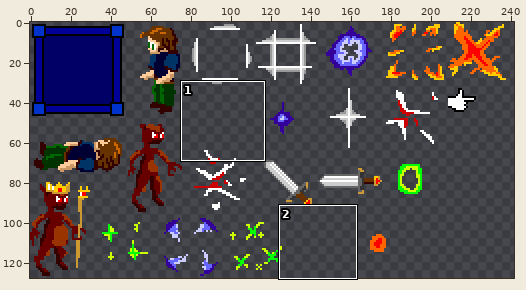
One commit to this sprite sheet: sprite/sprites.png. Above, an overview of the earlier version with the close-up marked.
Close-up. Before the edit:
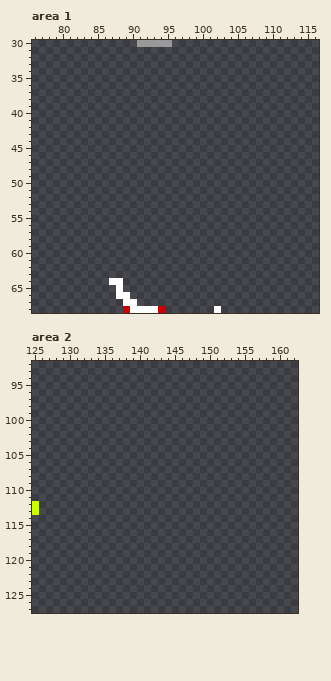
The file is 256x128 pixels. Shown: area 1: x 76..116, y 30..68; area 2: x 125..162, y 92..127. The old version is drawn lined up with the new one. The wide view leaves out empty margins.
Now the later version:
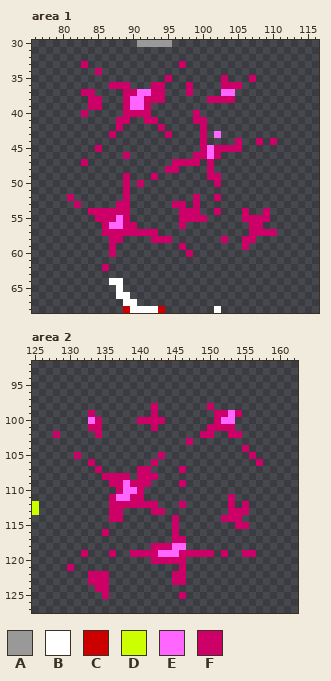
Palette (. is transparent): A #999999  B #ffffff  C #cc0000  D #ccff00  E #ff66ff  F #cc0066
Changes in this commit:
drawings rearranged on the sheet (the old picture shows each at its new place)
Area 1:
The edit adds colour E in row 37 at x 91 to 92 and 103 to 104; in rows 38 to 39 at x 90 to 91; in row 43 at x 102; in rows 45 to 46 at x 101; in row 55 at x 88; in row 56 at x 87 to 88.
The edit adds colour F in row 33 at x 83 and 97; in row 34 at x 85; in row 35 at x 95, 103 and 107; in row 36 at x 87 to 89, 93 to 94, 98 and 103 to 105; in row 37 at x 83 to 84, 89 to 90, 93 to 94 and 98; in row 38 at x 84 to 85, 89, 92 to 94 and 101 to 104.
The edit adds colour F in row 39 at x 84 to 85, 89 and 92; in row 40 at x 83, 89 to 92 and 99; in row 41 at x 88 to 89, 92 to 93 and 99 to 100; in row 42 at x 88, 94 and 100; in row 43 at x 87, 95 and 100; in row 44 at x 100, 105, 108 and 110.
The edit adds colour F in row 45 at x 85, 100 and 102 to 105; in row 46 at x 89, 99 to 100 and 102; in row 47 at x 83, 96 to 99 and 101; in row 48 at x 95 to 96 and 101; in row 49 at x 89, 93 and 101 to 102; in row 50 at x 89, 91 and 102.
The edit adds colour F in row 51 at x 89; in row 52 at x 81, 89, 99 and 102; in row 53 at x 82, 88 to 89, 96 to 97 and 99; in row 54 at x 84 to 89, 97 to 99, 102, 106 and 109; in row 55 at x 85 to 87, 89, 97 to 100 and 106 to 109; in row 56 at x 86, 89 to 90, 97 and 107 to 108.
The edit adds colour F in row 57 at x 86 to 93 and 107 to 110; in row 58 at x 87 to 88, 93 to 95, 103 and 106 to 107; in row 59 at x 87, 97 and 106; in row 60 at x 87 and 98; in row 62 at x 86.
Area 2:
The edit adds colour E in row 99 at x 153; in row 100 at x 133 and 152 to 153; in row 109 at x 138; in row 110 at x 138 to 139; in row 111 at x 137 to 138; in row 118 at x 145 to 146.
The edit adds colour E in row 119 at x 143 to 145.
The edit adds colour F in row 98 at x 142 and 150; in row 99 at x 133, 142, 151 to 152 and 154; in row 100 at x 134, 140 to 143 and 151; in row 101 at x 133 to 134, 142 and 150 to 153; in row 102 at x 128, 134, 149 to 150 and 153 to 154; in row 103 at x 147.
The edit adds colour F in row 104 at x 155; in row 105 at x 131, 143 and 156; in row 106 at x 133, 142 and 157; in row 107 at x 134, 140 to 141 and 146; in row 108 at x 135 to 138 and 140 to 142; in row 109 at x 136 to 137, 139 to 141 and 146.
The edit adds colour F in row 110 at x 137 and 140; in row 111 at x 136, 139 to 140 and 153; in row 112 at x 136 to 142, 146, 153 and 155; in row 113 at x 136 to 137, 142 to 143 and 153 to 155; in row 114 at x 136 to 137, 145 and 152 to 154; in row 115 at x 145 and 154 to 155.
The edit adds colour F in row 116 at x 135 and 145; in row 117 at x 145 to 146; in row 118 at x 142 to 144; in row 119 at x 132, 136, 139 to 142, 146 to 150, 152 and 155 to 156; in row 120 at x 142 to 146; in row 121 at x 130 and 146.
The edit adds colour F in rows 122 to 123 at x 133 to 135 and 145 to 146; in row 124 at x 134 to 135; in row 125 at x 135 and 146.
Pixel boxes of the changes (left, top, right, bottom) in both close-ups:
added: (67, 61, 277, 271)
added: (53, 403, 263, 599)
